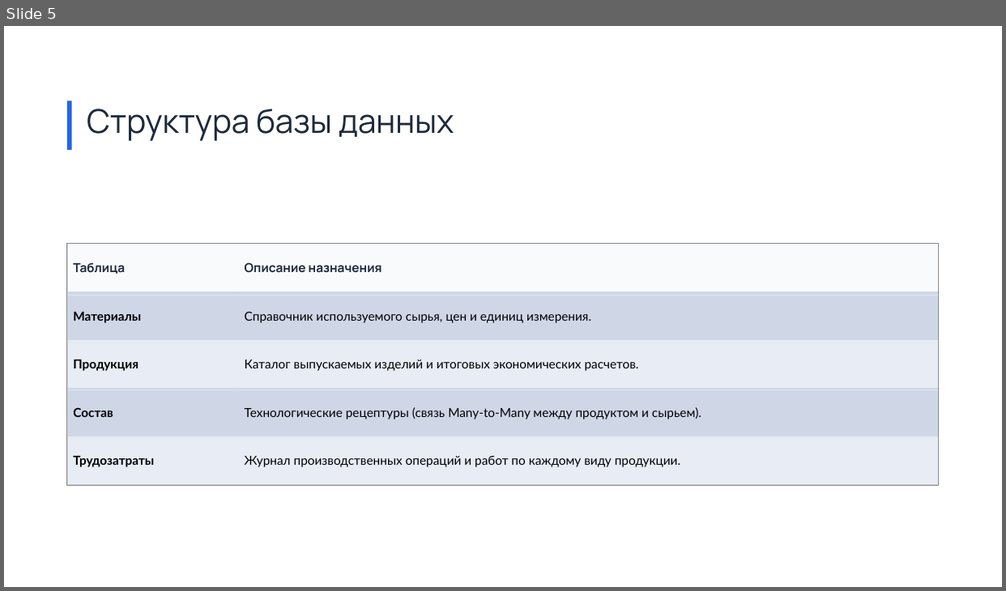
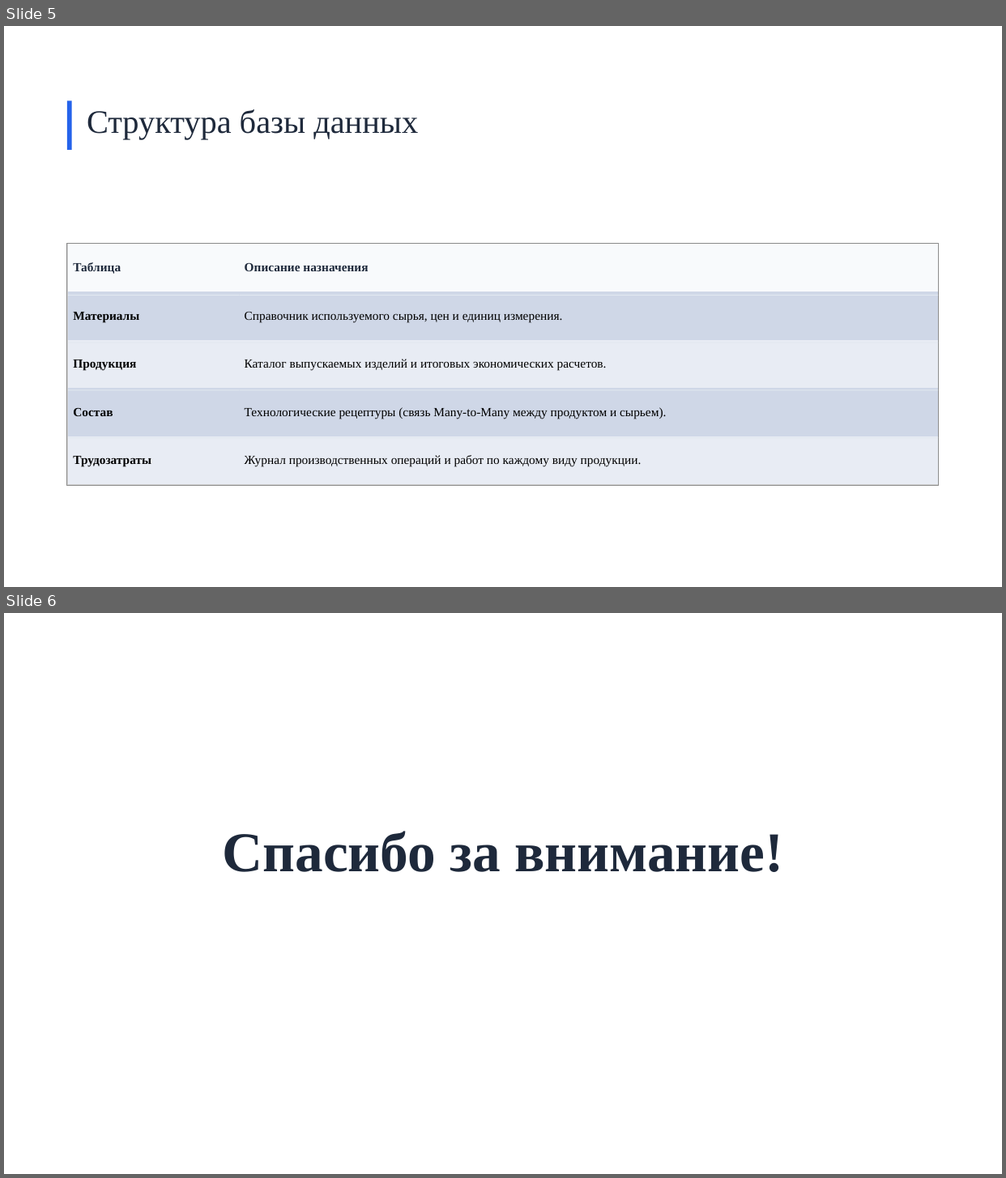
Before and after one commit to ktoto246/1, a slide deck: Презентация.pptx. Shown one above the other, each under a label of ours: slide 5 before the commit, slides 5 and 6 after it. The pictures are 1006x591 and 1006x1178 pixels, drawn with LibreOffice and Linux fonts; fonts in the diff are those of the drawing; grey boxes stand for pictures; background and template pictures are left out. Boxes give left, top, right and bottom in pixels: in the first picture for what was removed or moved away, otherwise in the second. Text is boxed around its words. In the diff, an @@ line names an element or a change of style, - is before the commit and + after.

```diff
--- a/Презентация.pptx
+++ b/Презентация.pptx
@@ slide 6 added at [4,613,1002,1174], background picture (left out) @@
@@ text added at [222,831,783,872], 54 pt, text #1E293B, bold @@
+Спасибо за внимание!
@@ slide 5 changed as well @@
@@ text "Структура базы данных" at [87,109,418,140]: font Manrope to Times New Roman @@
@@ table at [68,244,938,489] @@
@@ font Manrope to Times New Roman in "Таблица", "Описание назначения" @@
@@ font Lato to Times New Roman @@
```
Also in this commit, not shown: 4 other slides changed, 2 slides removed.
